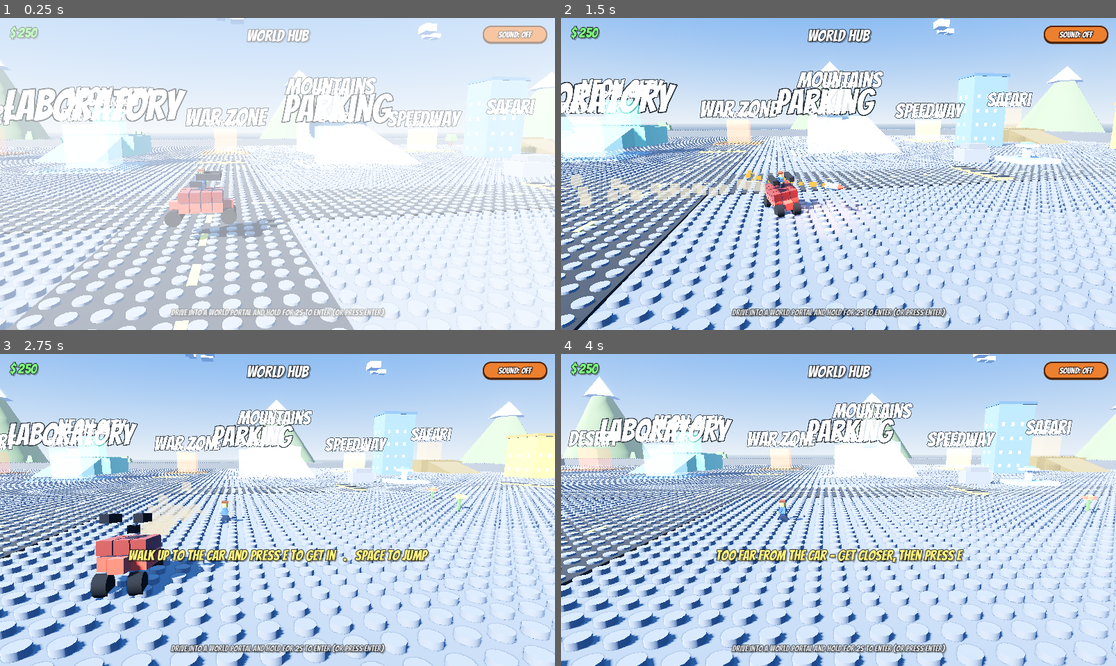
Above: before the commit, frames 1-4 (two rows, left to right).
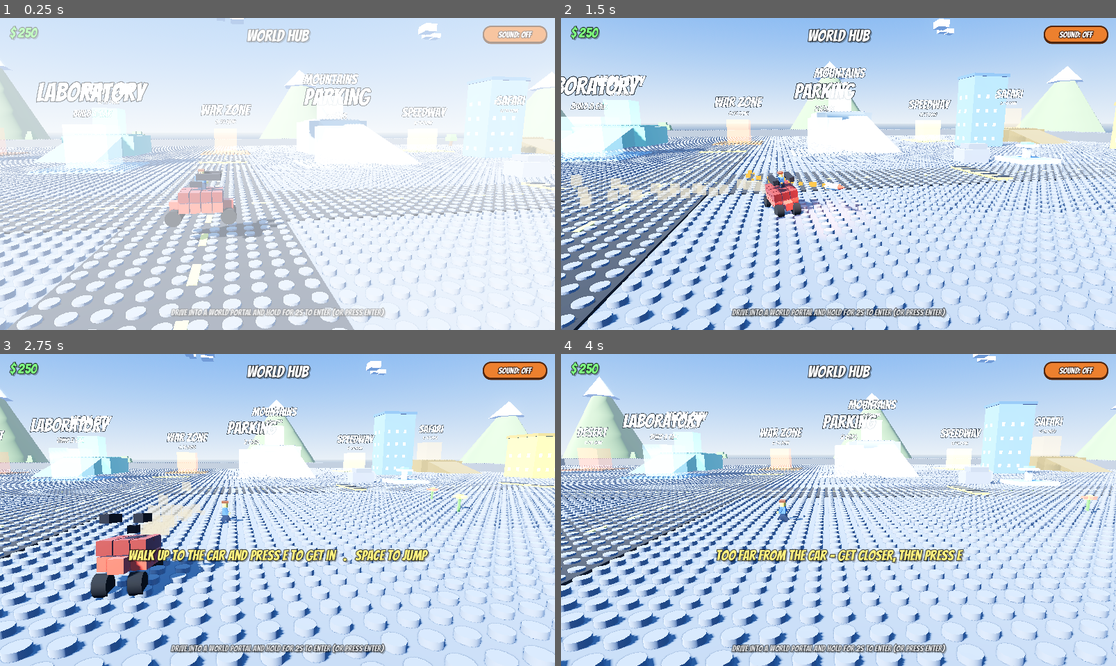
Above: after the commit, the same moments.

Repository: mrshapron/brick-stunt-rally
Game: Godot game, scene res://scenes/hub.tscn
The game is run twice, just before and just after one commit, with the same random seed, the same clock (stepped at 60 frames per second) and the same inputs.
Inputs (mouse positions are in pixels of both pictures, inside the frame that each line leads up to):
- Up to frame 1 (0.25 s): no input
- Up to frame 2 (1.5 s): tap Enter at 0.5, 1.25 s; move the mouse to (960, 158) at 0.52 s; hold Right (move_right) 0.53-1.28 s; tap N (advance) at 0.6 s; click (960, 158) at 0.67 s; move the mouse to (727, 189) at 1.27 s; hold Down (move_down) from 1.28 s (still down); tap Space (fire) at 1.35 s
- Up to frame 3 (2.75 s): tap Enter at 2 s; move the mouse to (333, 441) at 2.02 s; release Down (move_down) at 2.03 s; hold Right (move_right) from 2.03 s (still down); hold E (interact) from 2.03 s (still down)
- Up to frame 4 (4 s): tap Enter at 2.75, 3.5 s; move the mouse to (810, 572) at 2.77 s; release Right (move_right) at 2.78 s; release E (interact) at 2.78 s; hold Up (move_up) 2.78-3.53 s; tap F at 2.85 s; click (810, 572) at 2.92 s; move the mouse to (1005, 556) at 3.52 s; hold Left (move_left) from 3.53 s (still down); tap C at 3.6 s

The runs differ from the first frame. In frame 1, 3.6% of the frame differs, in the area x 0-97%, y 17-35%; in frame 2, 4.7%, in the area x 0-85%, y 15-33%; in frame 3, 3.8%; in frame 4, 4.4%.

Commit message:
Fix overlapping portal labels: separate the name and sub-label vertically with balanced sizes

Diff:
--- a/scripts/drive_scene.gd
+++ b/scripts/drive_scene.gd
@@ -485,20 +485,20 @@
 
 	var label := Label3D.new()
 	label.text = label_text
-	label.font_size = 220
-	label.pixel_size = 0.03
-	label.position = Vector3(0, size.y * 0.5 + 3.0, 0)
+	label.font_size = 200
+	label.pixel_size = 0.02
+	label.position = Vector3(0, size.y * 0.5 + 5.0, 0)
 	label.billboard = BaseMaterial3D.BILLBOARD_ENABLED
-	label.outline_size = 28
+	label.outline_size = 26
 	label.no_depth_test = true
 	area.add_child(label)
 
 	if sub_text != "":
 		var sub := Label3D.new()
 		sub.text = sub_text
-		sub.font_size = 120
-		sub.pixel_size = 0.022
-		sub.position = Vector3(0, size.y * 0.5 + 1.5, 0)
+		sub.font_size = 110
+		sub.pixel_size = 0.014
+		sub.position = Vector3(0, size.y * 0.5 + 1.8, 0)
 		sub.billboard = BaseMaterial3D.BILLBOARD_ENABLED
 		sub.no_depth_test = true
 		sub.modulate = Color(1, 1, 1, 0.9)
